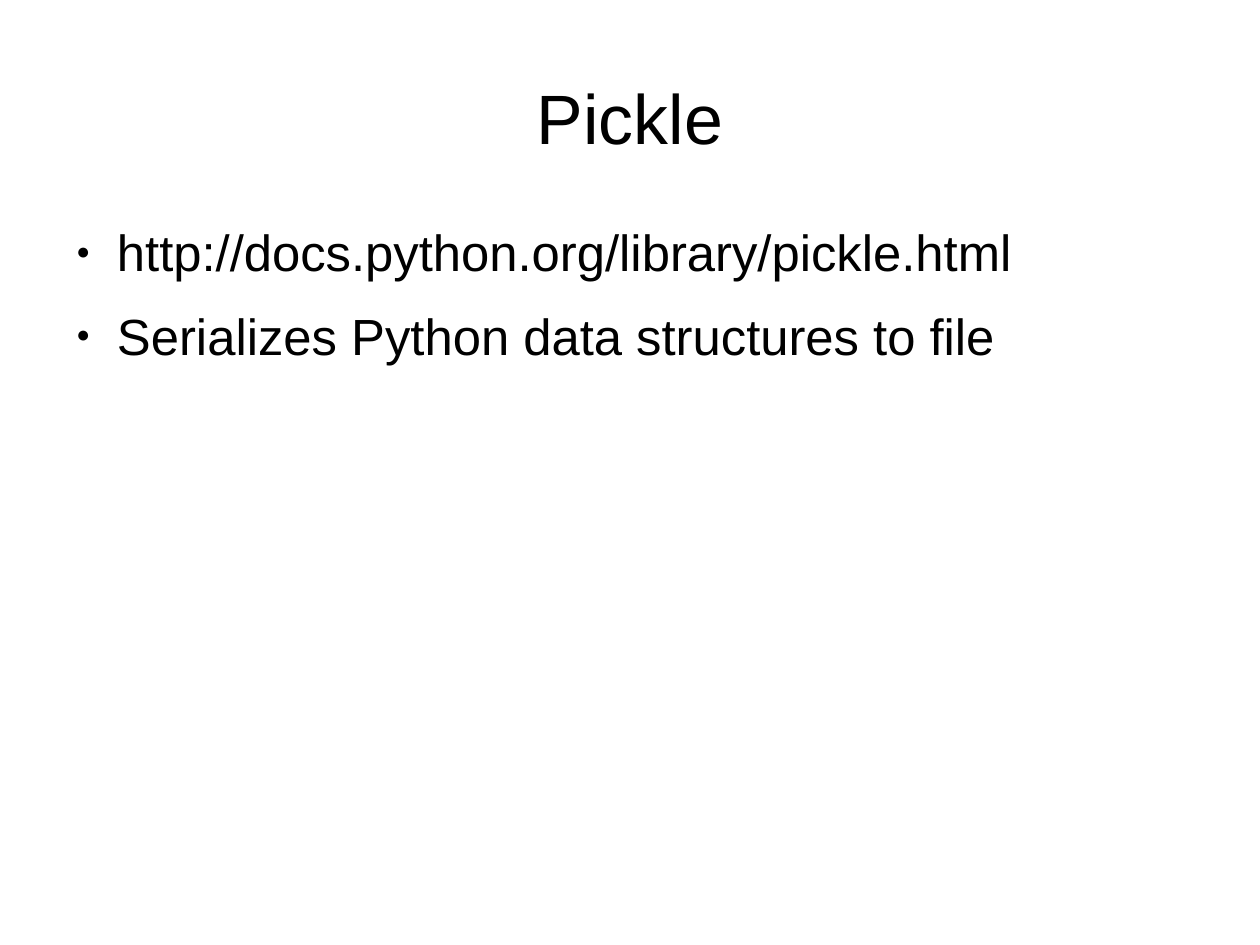
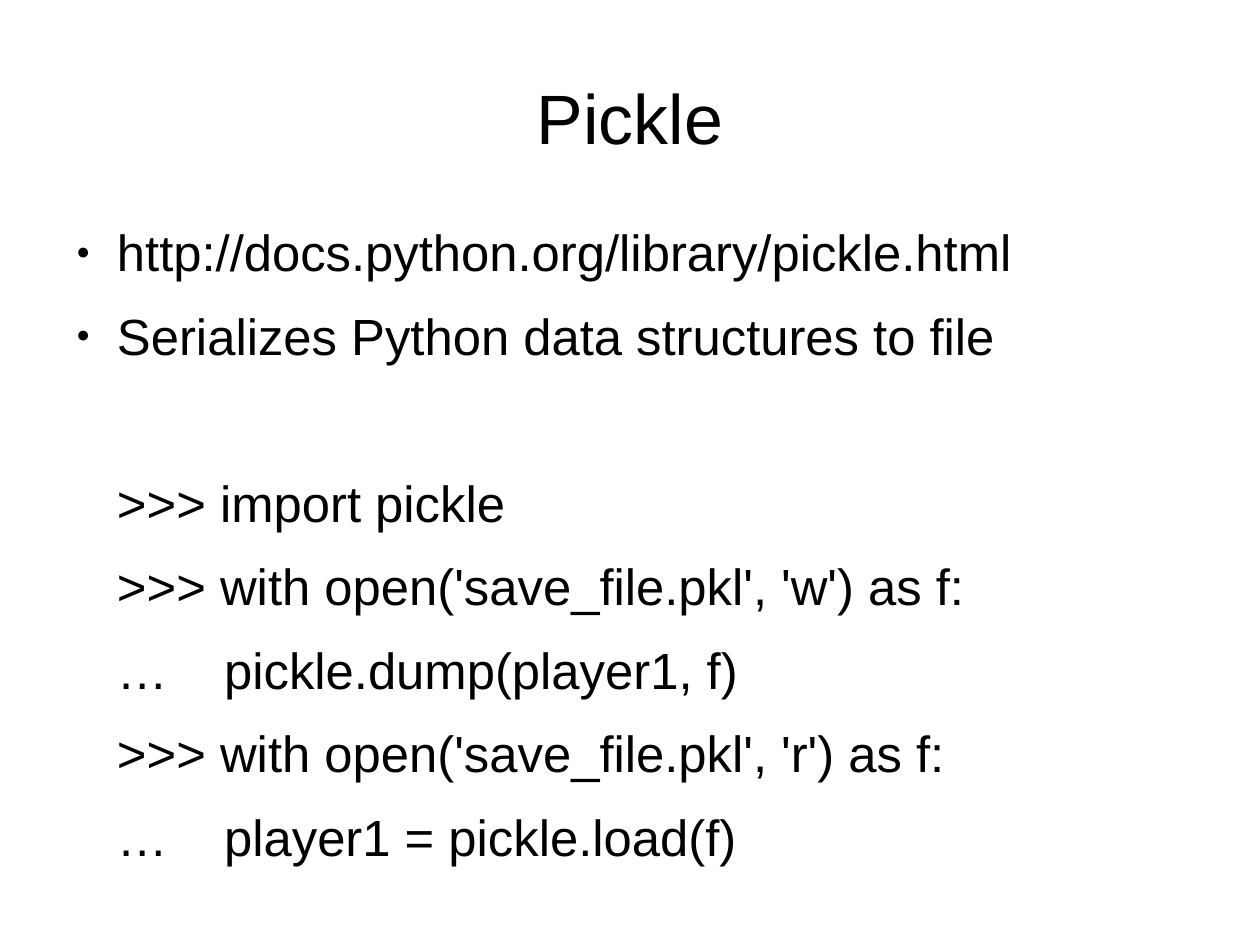
Before and after one commit to bradfordbarr/HacDC-Intro-to-Programming, a slide deck: slide 10 of class_4/class_4.odp. Drawn at 1260x945 pixels with LibreOffice and Linux fonts; fonts in the diff are those of the drawing. Boxes give left, top, right and bottom in pixels: in the first picture for what was removed or moved away, otherwise in the second. Text is boxed around its words. In the diff, an @@ line names an element or a change of style, - is before the commit and + after.

```diff
--- a/class_4/class_4.odp
+++ b/class_4/class_4.odp
@@ text at (220,485,964,866): paragraphs added @@
+>>> import pickle
+>>> with open('save_file.pkl', 'w') as f:
+… pickle.dump(player1, f)
+>>> with open('save_file.pkl', 'r') as f:
+… player1 = pickle.load(f)
```
Also in this commit, not shown: 2 other slides changed.
